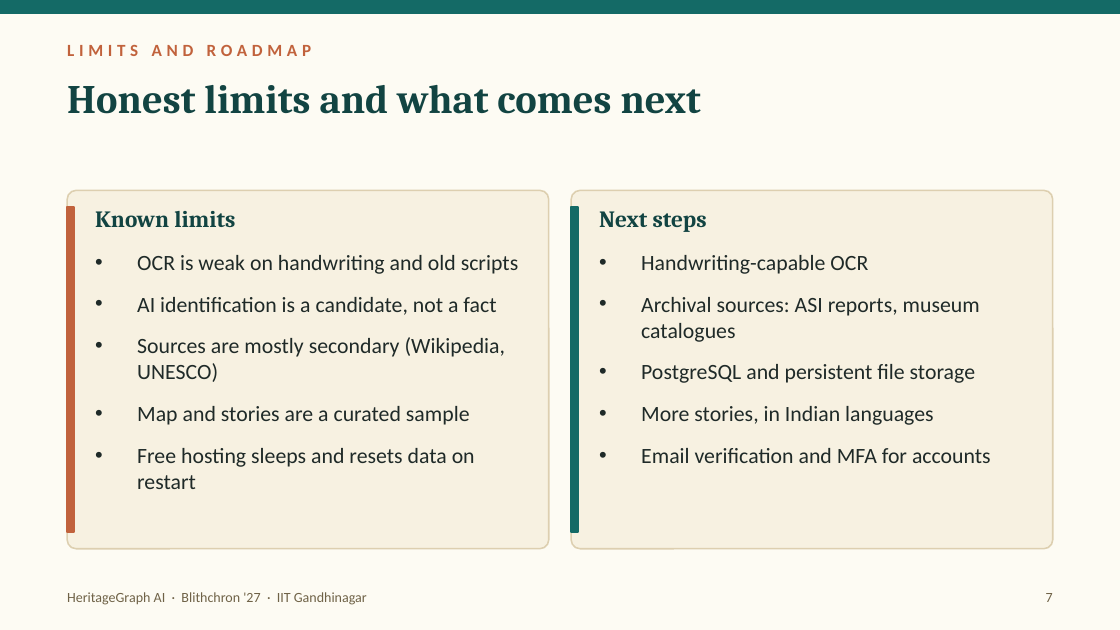
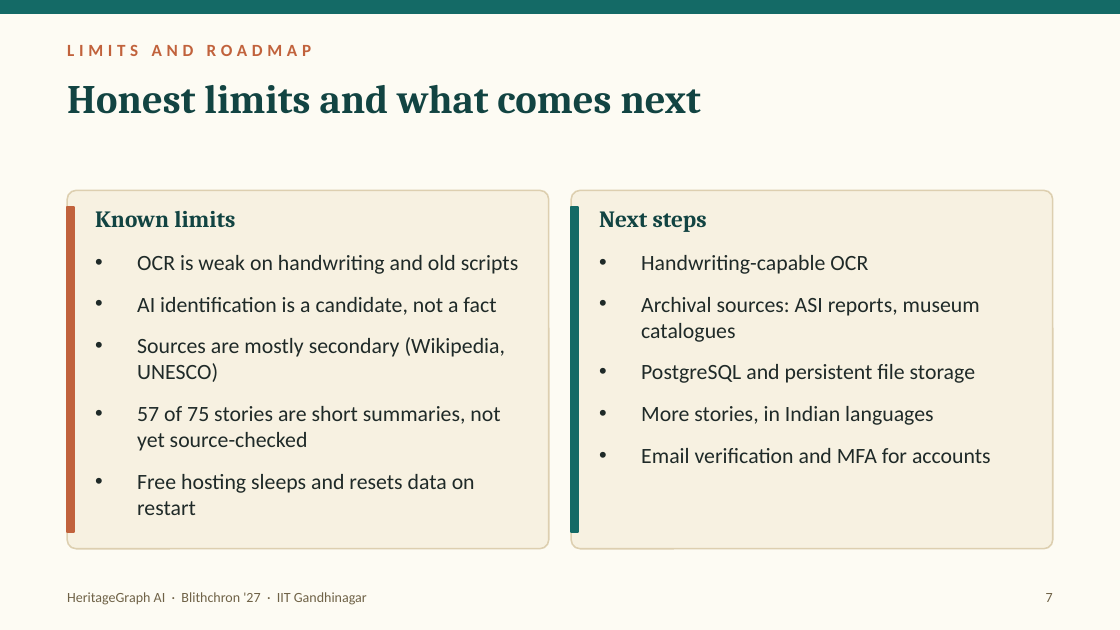
Before and after one commit to TrivediOm1601/heritagegraph-ai, a slide deck: slide 7 of HeritageGraphAI.pptx. Drawn at 1120x630 pixels with LibreOffice and Linux fonts; fonts in the diff are those of the drawing. Boxes give left, top, right and bottom in pixels: in the first picture for what was removed or moved away, otherwise in the second. Text is boxed around its words. In the diff, an @@ line names an element or a change of style, - is before the commit and + after.

```diff
--- a/HeritageGraphAI.pptx
+++ b/HeritageGraphAI.pptx
@@ text at (x1=137, y1=406, x2=500, y2=451): text changed @@
-• Map and stories are a curated sample
+• 57 of 75 stories are short summaries, not yet source-checked
```
Also in this commit, not shown: 3 other slides changed.
